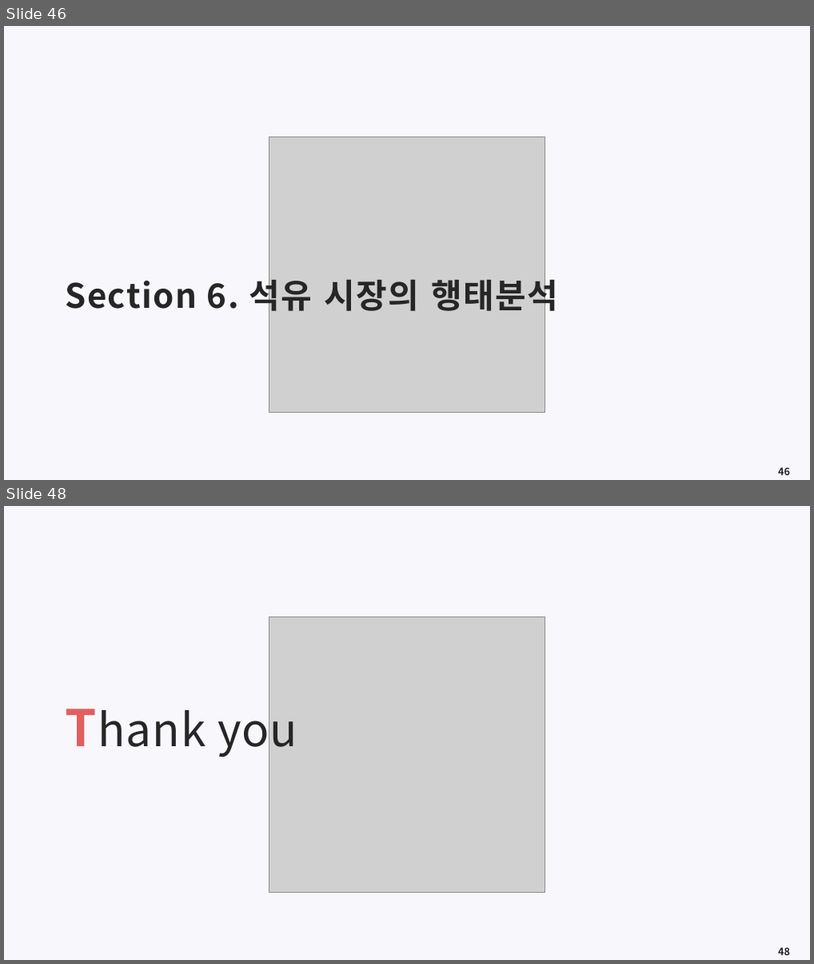
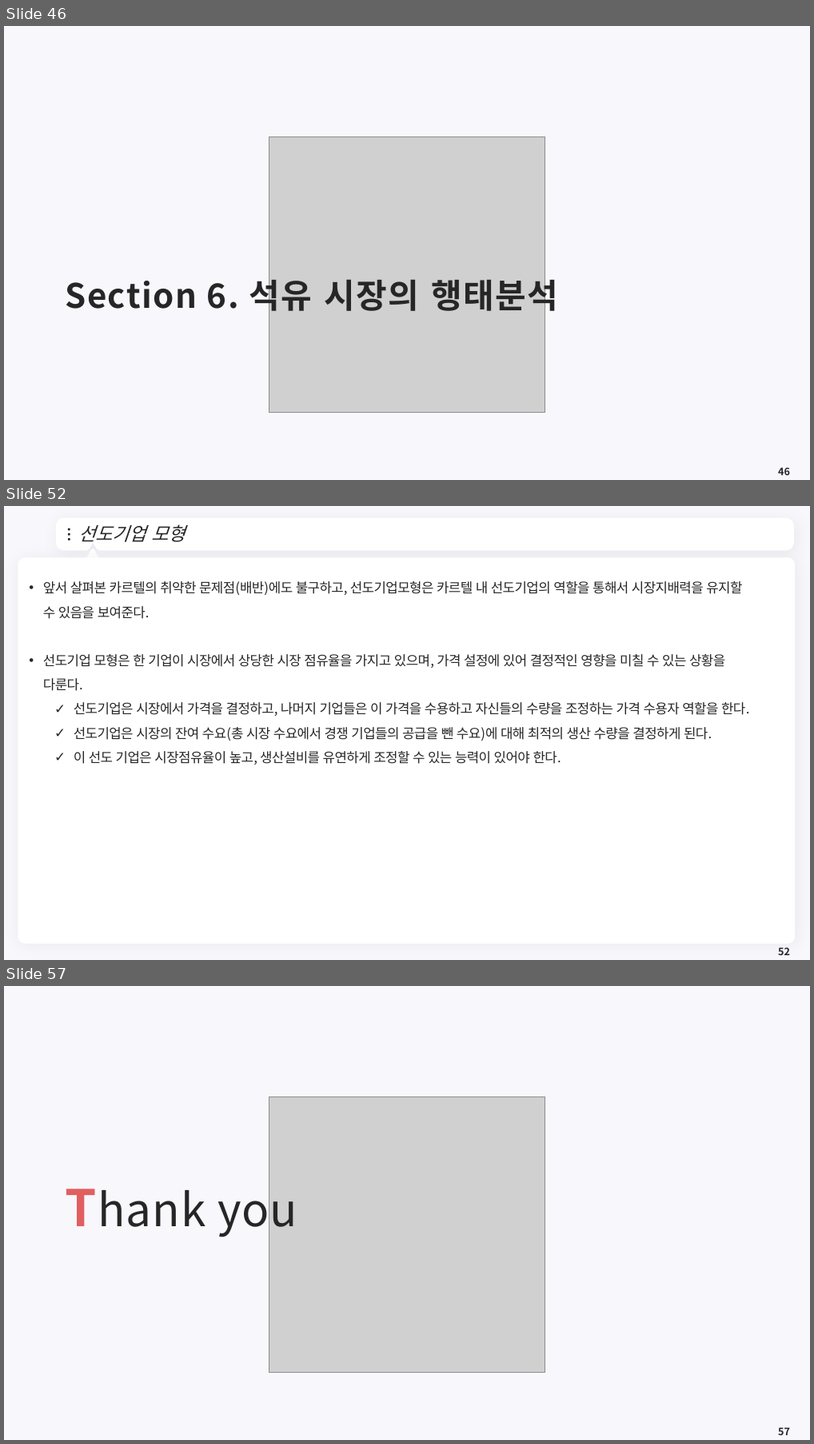
Before and after one commit to meandthey/Teaching, a slide deck: 에너지경제학/자원에너지경제학_Chapter_3 (석유).pptx. Shown one above the other, each under a label of ours: slides 46 and 48 before the commit, slides 46, 52 and 57 after it; the slides between them are not shown. The pictures are 814x964 and 814x1444 pixels, drawn with LibreOffice and Linux fonts; fonts in the diff are those of the drawing; grey boxes stand for pictures; background and template pictures are left out. Boxes give left, top, right and bottom in pixels: in the first picture for what was removed or moved away, otherwise in the second. Text is boxed around its words. In the diff, an @@ line names an element or a change of style, - is before the commit and + after.

```diff
--- a/에너지경제학/자원에너지경제학_Chapter_3 (석유).pptx
+++ b/에너지경제학/자원에너지경제학_Chapter_3 (석유).pptx
@@ slide 52 added at [4, 506, 810, 960], background #F8F7FC @@
@@ freeform shape added at [59, 521, 792, 548], fill #FFFFFF, outline #FFFFFF 7.25 pt @@
@@ ellipse added at [68, 528, 70, 531], fill #262626 @@
@@ title added at [78, 524, 186, 542], 22 pt, text #262626, italic @@
+선도기업 모형
@@ ellipse added at [68, 533, 70, 536], fill #262626 @@
@@ ellipse added at [68, 538, 70, 540], fill #262626 @@
@@ triangle added at [86, 550, 99, 562], fill #FFFFFF, outline #FFFFFF 3.75 pt @@
@@ freeform shape added at [775, 530, 782, 540], fill #FFFFFF @@
@@ rounded rectangle added at [18, 557, 796, 944], fill #FFFFFF @@
@@ text added at [43, 581, 750, 764], 16 pt, text #262626 @@
+• 앞서 살펴본 카르텔의 취약한 문제점(배반)에도 불구하고, 선도기업모형은 카르텔 내 선도기업의 역할을 통해서 시장지배력을 유지할 수 있음을 보여준다.
+• 선도기업 모형은 한 기업이 시장에서 상당한 시장 점유율을 가지고 있으며, 가격 설정에 있어 결정적인 영향을 미칠 수 있는 상황을 다룬다.
+  ✓ 선도기업은 시장에서 가격을 결정하고, 나머지 기업들은 이 가격을 수용하고 자신들의 수량을 조정하는 가격 수용자 역할을 한다.
+  ✓ 선도기업은 시장의 잔여 수요(총 시장 수요에서 경쟁 기업들의 공급을 뺀 수요)에 대해 최적의 생산 수량을 결정하게 된다.
+  ✓ 이 선도 기업은 시장점유율이 높고, 생산설비를 유연하게 조정할 수 있는 능력이 있어야 한다.
@@ page number added at [778, 947, 790, 955], 12 pt, text #262626, bold @@
+52
@@ what was slide 48 is now slide 57 @@
@@ page number at [778, 1427, 790, 1435]: text changed @@
-48
+57
```
Also in this commit, not shown: 1 slide changed, 8 other slides added, 1 other file.
